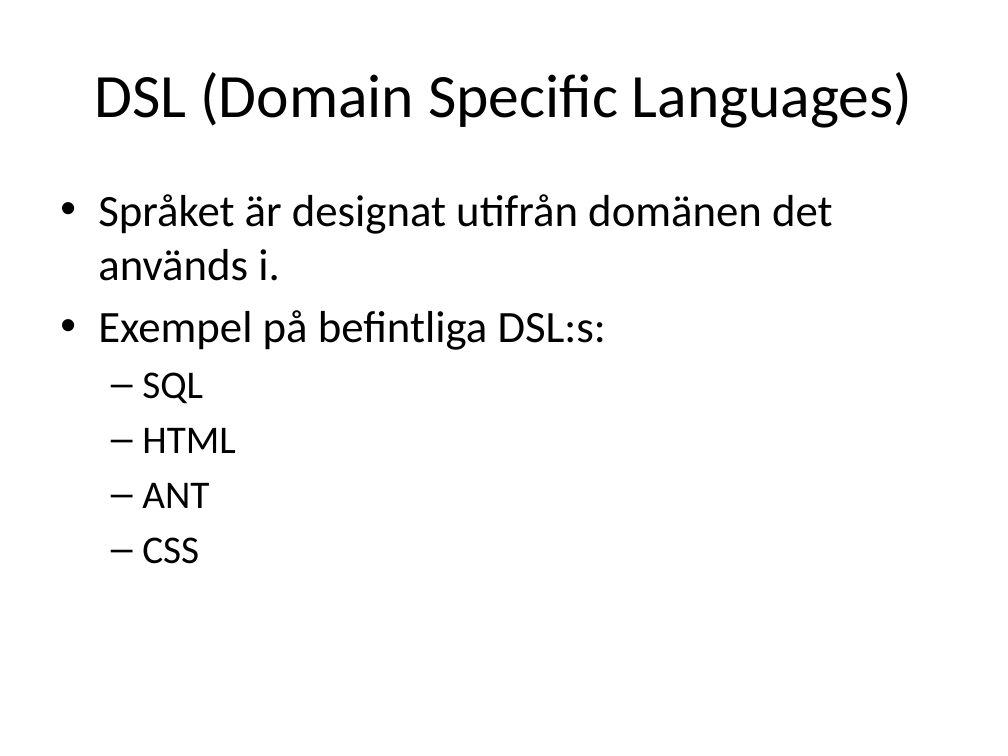
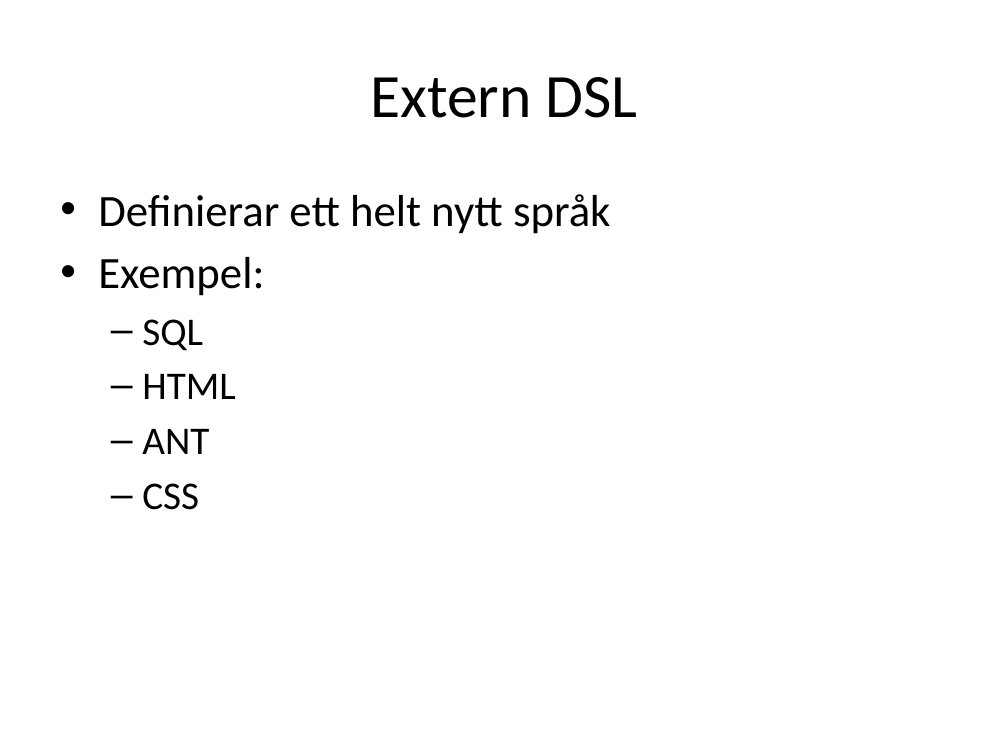
Before and after one commit to me97esn/groovyseminarium, a slide deck: slide 10 of groovyseminarie/dokument/groovyseminarium_source.pptx (slide 11 before the commit). Drawn at 1008x756 pixels with LibreOffice and Linux fonts; fonts in the diff are those of the drawing. Boxes give left, top, right and bottom in pixels: in the first picture for what was removed or moved away, otherwise in the second. Text is boxed around its words. In the diff, an @@ line names an element or a change of style, - is before the commit and + after.

```diff
--- a/groovyseminarie/dokument/groovyseminarium_source.pptx
+++ b/groovyseminarie/dokument/groovyseminarium_source.pptx
@@ title at (370,77,637,118): text changed @@
-DSL (Domain Specific Languages)
+Extern DSL
@@ text at (98,194,611,296): text changed @@
-• Språket är designat utifrån domänen det används i.
-• Exempel på befintliga DSL:s:
+• Definierar ett helt nytt språk
+• Exempel:
```
Also in this commit, not shown: 6 other slides changed, 3 slides added, 1 slide removed, 9 other files.
